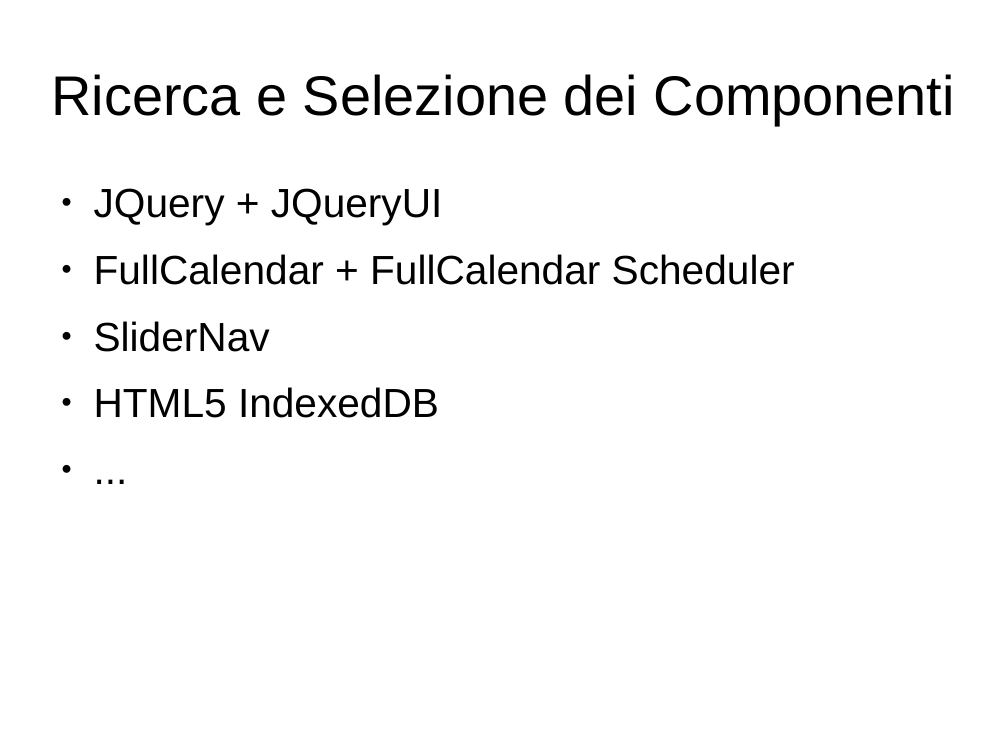
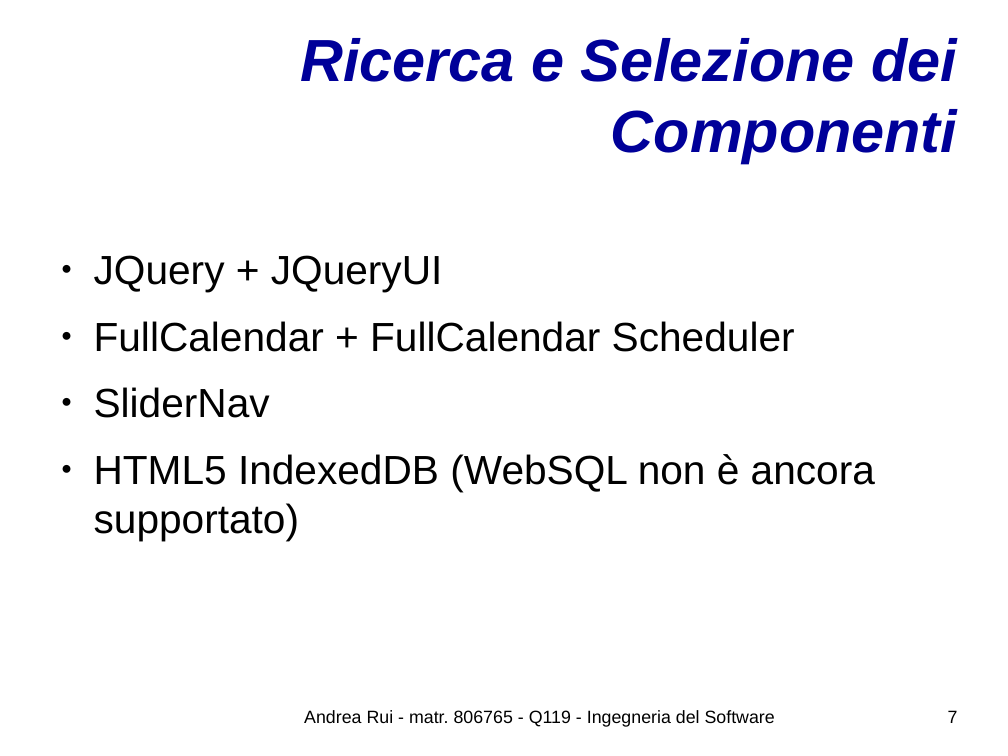
Before and after one commit to UnimibSoftEngCourse1718/progetto-agenda-2-Andy-UNIMIB, a slide deck: slide 7 of doc/Presentazione del Progetto.odp (slide 6 before the commit). Drawn at 1008x756 pixels with LibreOffice and Linux fonts; fonts in the diff are those of the drawing; background and template pictures are left out. Boxes give left, top, right and bottom in pixels: in the first picture for what was removed or moved away, otherwise in the second. Text is boxed around its words. In the diff, an @@ line names an element or a change of style, - is before the commit and + after.

```diff
--- a/doc/Presentazione del Progetto.odp
+++ b/doc/Presentazione del Progetto.odp
@@ title "Ricerca e Selezione dei Componenti" moved from (x1=52, y1=74, x2=955, y2=125) to (x1=300, y1=38, x2=957, y2=163) @@
@@ title "Ricerca e Selezione dei Componenti" at (x1=300, y1=38, x2=957, y2=163): size 44 to 46.8 pt, text colour #000000 to #000099, bold on, italic on; alignment centre to right @@
@@ text at (x1=94, y1=454, x2=875, y2=541): text changed @@
-● HTML5 IndexedDB
-● ...
+● HTML5 IndexedDB (WebSQL non è ancora supportato)
@@ text added at (x1=304, y1=710, x2=775, y2=727), 14 pt, text #000000 @@
+Andrea Rui - matr. 806765 - Q119 - Ingegneria del Software
@@ page number added at (x1=948, y1=710, x2=958, y2=723), 14 pt, text #000000 @@
+7
```
Also in this commit, not shown: 5 other slides changed, 16 slides added, 8 slides removed, 6 other files.
